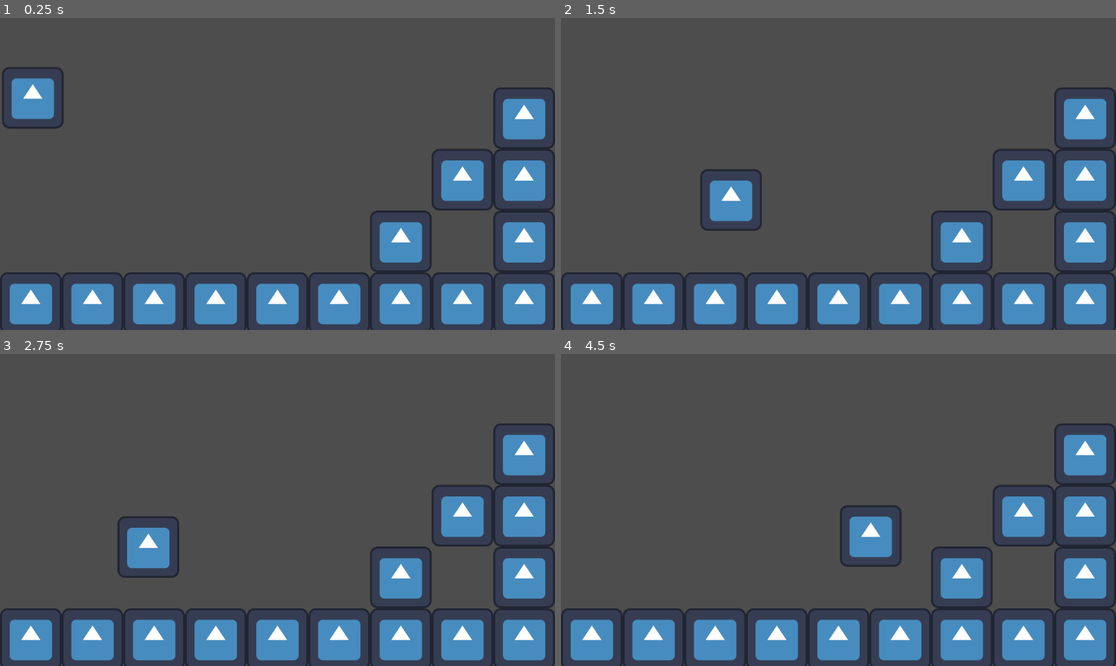
Above: before the commit, frames 1-4 (two rows, left to right).
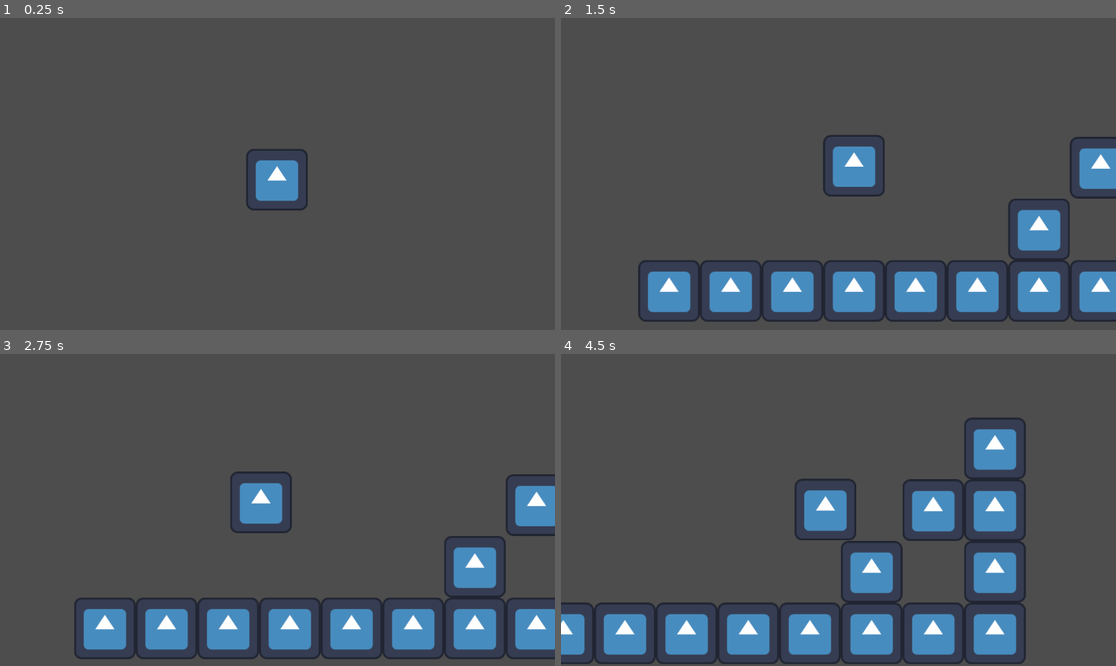
Above: after the commit, the same moments.

Repository: PL00T00/Jumping-The-Gun
Game: Godot game, scene res://node.tscn
Same seed, same stepped clock (60 frames per second), same inputs: the game is played once before the commit and once after it. The project has no main scene, so this scene is started directly. The engine's default icon, where the game draws it, is replaced by a stand-in: a white triangle on a blue panel in a dark square.
Inputs:
- Up to frame 1 (0.25 s): no input
- Up to frame 2 (1.5 s): tap Enter (ui_accept) at 0.5, 0.6 s; hold Right (ui_right) from 0.53 s (still down); tap Space (Jump, bound only after the commit) at 0.77, 0.8, 1.07, 1.35 s
- Up to frame 3 (2.75 s): tap Space (Jump, bound only after the commit) at 1.52, 1.82, 2.3 s; tap Enter (ui_accept) at 1.55, 2.1 s; release Right (ui_right) at 2.03 s; hold Left (ui_left) from 2.03 s (still down)
- Up to frame 4 (4.5 s): release Left (ui_left) at 2.78 s; hold Right (ui_right) 2.78-4.28 s; tap Enter (ui_accept) at 2.85, 4.35 s; tap Space (Jump, bound only after the commit) at 3.02, 3.32, 3.6, 3.77, 4.07 s; hold Left (ui_left) from 4.28 s (still down)

The runs differ from the first frame. In frame 1, 20% of the frame differs, in the area x 0-100%, y 15-100%; in frame 2, 22%; in frame 3, 22%; in frame 4, 25%, in the area x 0-100%, y 20-100%.

Commit message:
finished movement script, added camera
FInished the movement script so you can like move and added a camera that follows the player with position smoothing to make it lag behind slightly

Diff:
--- a/node.tscn
+++ b/node.tscn
@@ -157,3 +157,8 @@
 [node name="CollisionShape2D" type="CollisionShape2D" parent="Player" unique_id=1563989426]
 position = Vector2(69, 138)
 shape = SubResource("RectangleShape2D_tda05")
+
+[node name="Camera2D" type="Camera2D" parent="Player" unique_id=1114548276]
+position = Vector2(69, 138)
+position_smoothing_enabled = true
+position_smoothing_speed = 10.0
--- a/player.gd
+++ b/player.gd
@@ -1,20 +1,20 @@
 extends CharacterBody2D
 
-const SPEED = 300.0
-const JUMP_VELOCITY = -400.0
+const SPEED = 400.0
+const JUMP_VELOCITY = -510
 
 func _physics_process(delta: float) -> void:
 
 	if not is_on_floor():
 		velocity += get_gravity() * delta
 
-	if Input.is_action_just_pressed("ui_accept") and is_on_floor():
+	if Input.is_action_just_pressed("Jump") and is_on_floor():
 		velocity.y = JUMP_VELOCITY
 
-	var direction := Input.get_axis("ui_left", "ui_right")
+	var direction := Input.get_axis("Left", "Right")
 	if direction:
 		velocity.x = direction * SPEED
 	else:
-		velocity.x = move_toward(velocity.x, 0, SPEED)
+		velocity.x = move_toward(velocity.x, 0, 20)
 
 	move_and_slide()
--- a/project.godot
+++ b/project.godot
@@ -14,6 +14,28 @@
 config/features=PackedStringArray("4.6", "Forward Plus")
 config/icon="res://icon.svg"
 
+[input]
+
+Right={
+"deadzone": 0.2,
+"events": [Object(InputEventKey,"resource_local_to_scene":false,"resource_name":"","device":-1,"window_id":0,"alt_pressed":false,"shift_pressed":false,"ctrl_pressed":false,"meta_pressed":false,"pressed":false,"keycode":0,"physical_keycode":68,"key_label":0,"unicode":100,"location":0,"echo":false,"script":null)
+, Object(InputEventKey,"resource_local_to_scene":false,"resource_name":"","device":-1,"window_id":0,"alt_pressed":false,"shift_pressed":false,"ctrl_pressed":false,"meta_pressed":false,"pressed":false,"keycode":0,"physical_keycode":4194321,"key_label":0,"unicode":0,"location":0,"echo":false,"script":null)
+]
+}
+Left={
+"deadzone": 0.2,
+"events": [Object(InputEventKey,"resource_local_to_scene":false,"resource_name":"","device":-1,"window_id":0,"alt_pressed":false,"shift_pressed":false,"ctrl_pressed":false,"meta_pressed":false,"pressed":false,"keycode":0,"physical_keycode":65,"key_label":0,"unicode":97,"location":0,"echo":false,"script":null)
+, Object(InputEventKey,"resource_local_to_scene":false,"resource_name":"","device":-1,"window_id":0,"alt_pressed":false,"shift_pressed":false,"ctrl_pressed":false,"meta_pressed":false,"pressed":false,"keycode":0,"physical_keycode":4194319,"key_label":0,"unicode":0,"location":0,"echo":false,"script":null)
+]
+}
+Jump={
+"deadzone": 0.2,
+"events": [Object(InputEventKey,"resource_local_to_scene":false,"resource_name":"","device":-1,"window_id":0,"alt_pressed":false,"shift_pressed":false,"ctrl_pressed":false,"meta_pressed":false,"pressed":false,"keycode":0,"physical_keycode":32,"key_label":0,"unicode":32,"location":0,"echo":false,"script":null)
+, Object(InputEventKey,"resource_local_to_scene":false,"resource_name":"","device":-1,"window_id":0,"alt_pressed":false,"shift_pressed":false,"ctrl_pressed":false,"meta_pressed":false,"pressed":false,"keycode":0,"physical_keycode":87,"key_label":0,"unicode":119,"location":0,"echo":false,"script":null)
+, Object(InputEventKey,"resource_local_to_scene":false,"resource_name":"","device":-1,"window_id":0,"alt_pressed":false,"shift_pressed":false,"ctrl_pressed":false,"meta_pressed":false,"pressed":false,"keycode":0,"physical_keycode":4194320,"key_label":0,"unicode":0,"location":0,"echo":false,"script":null)
+]
+}
+
 [physics]
 
 3d/physics_engine="Jolt Physics"
